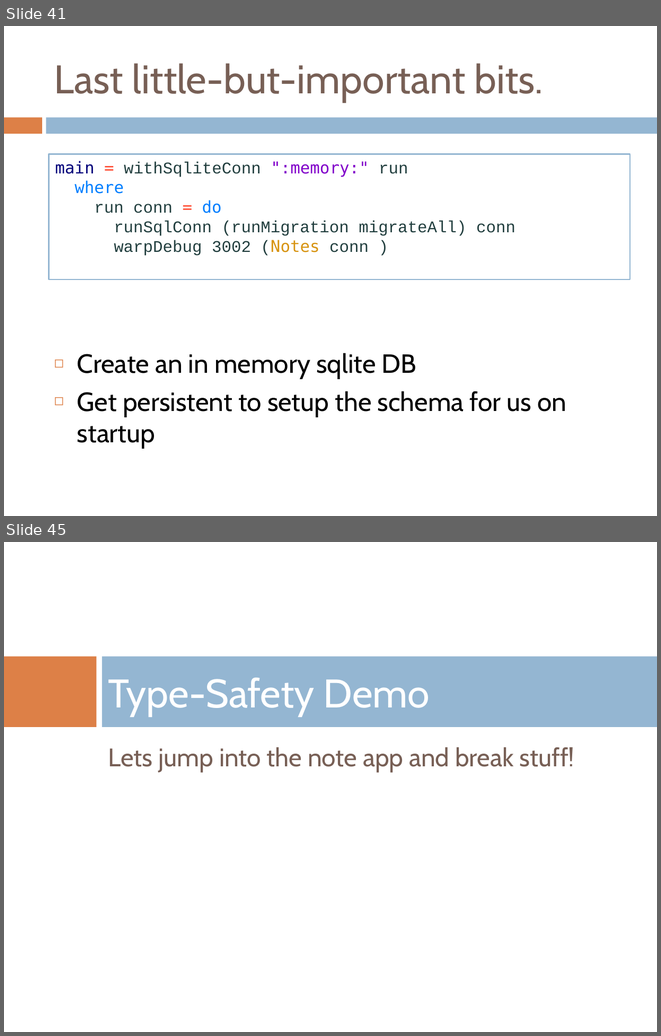
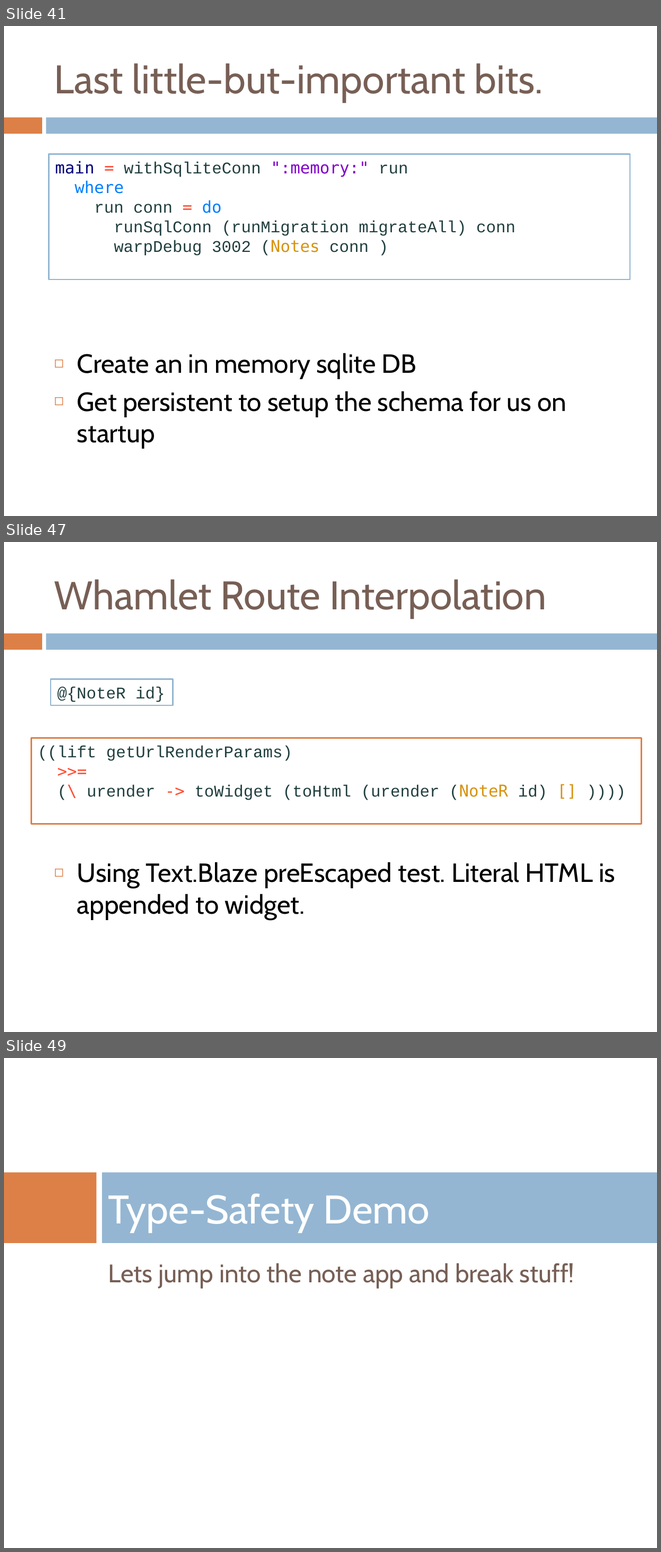
Before and after one commit to benkolera/talk-yesod, a slide deck: TypeSafeWebDevWithYesodAndHaskell.pptx. Shown one above the other, each under a label of ours: slides 41 and 45 before the commit, slides 41, 47 and 49 after it; the slides between them are not shown. The pictures are 661x1036 and 661x1552 pixels, drawn with LibreOffice and Linux fonts; fonts in the diff are those of the drawing; background and template pictures are left out. Boxes give left, top, right and bottom in pixels: in the first picture for what was removed or moved away, otherwise in the second. Text is boxed around its words. In the diff, an @@ line names an element or a change of style, - is before the commit and + after.

```diff
--- a/TypeSafeWebDevWithYesodAndHaskell.pptx
+++ b/TypeSafeWebDevWithYesodAndHaskell.pptx
@@ slide 47 added at <box>4,542,657,1032</box>, background #FFFFFF; not listed: 2 template elements that a slide beside it also shows @@
@@ title added at <box>54,579,546,618</box>, 44 pt, text #775F55 @@
+Whamlet Route Interpolation
@@ rectangle added at <box>51,679,173,705</box>, fill #FFFFFF, outline #94B6D2 1.5 pt, 18 pt, text #213E3E @@
+@{NoteR id}
@@ rectangle added at <box>32,738,641,823</box>, fill #FFFFFF, outline #DD8047 1.5 pt, 18 pt, text #213E3E @@
+((lift getUrlRenderParams)
+>>=
+(\ urender -> toWidget (toHtml (urender (NoteR id) [] ))))
@@ text added at <box>77,862,615,919</box>, 29 pt, text #000000 @@
+◻ Using Text.Blaze preEscaped test. Literal HTML is appended to widget.
@@ what was slide 45 is now slide 49 @@
```
Also in this commit, not shown: 3 slides changed, 4 other slides added, 1 slide removed, 8 other files.
